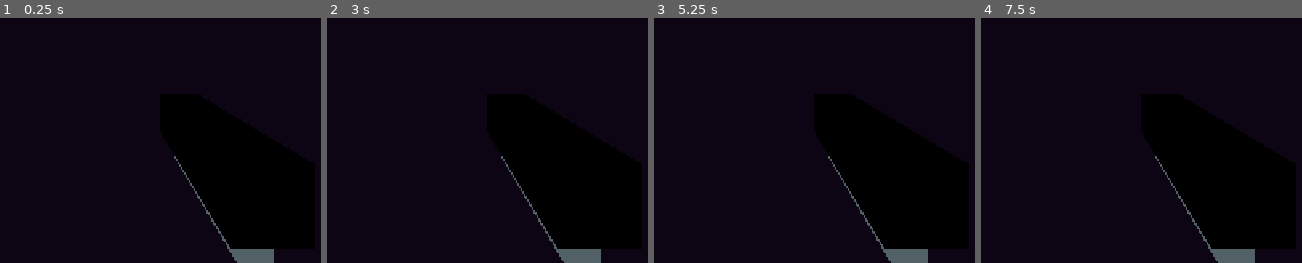
Above: before the commit, frames 1-4 (left to right).
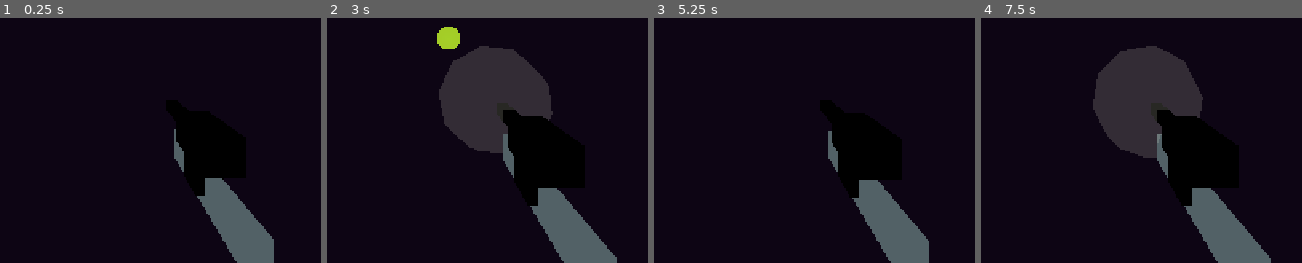
Above: after the commit, the same moments.

Repository: joepio/growing-guns
Game: Godot game, scene res://scenes/player.tscn
Two runs of this game, one before a commit and one after it. Both use one fixed random seed, a clock stepped at 60 frames per second and the inputs below. This scene is started directly instead of the project's main scene.
Inputs (mouse positions are in pixels of both pictures, inside the frame that each line leads up to):
- Up to frame 1 (0.25 s): no input
- Up to frame 2 (3 s): tap Enter at 0.5, 2 s; move the mouse to (outside the picture) at 0.52 s; hold D (move_right) 0.53-1.28 s; tap Shift (dash) at 0.6 s; click (outside the picture) at 0.67 s; tap Space (jump) at 0.77, 1.25, 1.52, 2.75 s; move the mouse to (outside the picture) at 1.27 s; hold S (move_back) 1.28-2.03 s; tap F (melee) at 1.35 s; move the mouse to (outside the picture) at 2.02 s; press the mouse at (outside the picture) at 2.03 s; hold D (move_right) 2.03-2.78 s; move the mouse to (391, 128) at 2.77 s; release the mouse at (391, 128) at 2.78 s; hold W (move_forward) from 2.78 s (still down); right-click (391, 128) at 2.85 s; click (391, 128) at 2.92 s
- Up to frame 3 (5.25 s): tap Space (jump) at 3.02, 3.77, 4.52, 5 s; move the mouse to (outside the picture) at 3.52 s; release W (move_forward) at 3.53 s; hold A (move_left) 3.53-5.03 s; tap Shift (dash) at 3.6 s; tap Enter at 4.25 s; move the mouse to (outside the picture) at 4.27 s; tap F (melee) at 4.35 s; move the mouse to (798, 37) at 5.02 s; press the mouse at (798, 37) at 5.03 s; hold S (move_back) from 5.03 s (still down)
- Up to frame 4 (7.5 s): move the mouse to (outside the picture) at 5.77 s; release S (move_back) at 5.78 s; release the mouse at (outside the picture) at 5.78 s; hold D (move_right) 5.78-6.53 s; right-click (outside the picture) at 5.85 s; tap Space (jump) at 6.02, 6.77 s; move the mouse to (outside the picture) at 6.52 s; hold W (move_forward) 6.53-7.28 s; tap Shift (dash) at 6.6 s; move the mouse to (outside the picture) at 7.27 s; hold D (move_right) from 7.28 s (still down); tap F (melee) at 7.35 s; click (outside the picture) at 7.42 s

The runs differ from the first frame. In frame 1, 3.8% of the frame differs, in the area x 54-86%, y 45-95%; in frame 2, 14%, in the area x 34-91%, y 3-100%; in frame 3, 3.8%; in frame 4, 14%.
Error before the commit: Parse Error: Too many arguments for "_spawn_impact()" call. Expected at most 3 but received 4. (res://scripts/player.gd:328)

Commit message:
Fix random spawn

Diff:
--- a/scripts/game.gd
+++ b/scripts/game.gd
@@ -10,6 +10,7 @@
 const SPAWN_CAPSULE_HEIGHT := 1.8
 const BOT_ID := 9999
 const BOT_NAME := "BOT"
+const SPAWN_MIN_SPACING := 8.0   # meters — two fresh spawns must be at least this far apart
 
 @onready var players_root: Node3D = $Players
 @onready var health_label: Label = $HUD/HealthPanel/HealthLabel
@@ -152,19 +153,42 @@
 	_maybe_start_match()
 
 func _spawn_player(id: int, pname: String) -> void:
-	var pos := _random_spawn()
+	# Avoid dropping a new player on top of anyone already in the arena.
+	var pos := _random_spawn(_current_player_positions())
 	_do_spawn.rpc(id, pname, pos)
 
-func _random_spawn() -> Vector3:
+func _current_player_positions() -> Array[Vector3]:
+	var out: Array[Vector3] = []
+	for child in players_root.get_children():
+		if child is Node3D:
+			out.append((child as Node3D).global_position)
+	return out
+
+func _random_spawn(avoid: Array[Vector3] = []) -> Vector3:
 	var spawns := get_tree().get_nodes_in_group("spawnpoints")
 	if spawns.is_empty():
 		return Vector3(0, 3, 0)
 	spawns.shuffle()
+	# Prefer a spawn that's clear of geometry AND far from every used spawn.
 	for spawn in spawns:
 		var pos: Vector3 = spawn.global_position
-		if _spawn_is_clear(pos):
-			return pos
+		if not _spawn_is_clear(pos):
+			continue
+		if _too_close_to_any(pos, avoid):
+			continue
+		return pos
+	# Fallback 1: relax spacing but still require physics clearance.
+	for spawn in spawns:
+		if _spawn_is_clear(spawn.global_position):
+			return spawn.global_position
 	return spawns[0].global_position
+
+func _too_close_to_any(pos: Vector3, others: Array[Vector3]) -> bool:
+	var min_sq := SPAWN_MIN_SPACING * SPAWN_MIN_SPACING
+	for o in others:
+		if pos.distance_squared_to(o) < min_sq:
+			return true
+	return false
 
 func _spawn_is_clear(pos: Vector3) -> bool:
 	var shape := CapsuleShape3D.new()
@@ -209,7 +233,7 @@
 	NetworkManager.players[BOT_ID] = BOT_NAME
 	round_wins[BOT_ID] = 0
 	NetworkManager.player_list_changed.emit()
-	_do_spawn.rpc(BOT_ID, BOT_NAME, _random_spawn(), true)
+	_do_spawn.rpc(BOT_ID, BOT_NAME, _random_spawn(_current_player_positions()), true)
 	_broadcast_scores.rpc(round_wins)
 	_maybe_start_match()
 
@@ -241,11 +265,15 @@
 
 func _start_round_now() -> void:
 	# Respawn everyone, reset HP + cooldowns, unfreeze, announce.
+	# Track already-assigned spawn positions so nobody lands on top of another.
+	var used: Array[Vector3] = []
 	for pid in NetworkManager.players:
 		var p := players_root.get_node_or_null(str(pid))
 		if not p:
 			continue
-		p.server_respawn.rpc_id(p.get_multiplayer_authority(), _random_spawn())
+		var pos := _random_spawn(used)
+		used.append(pos)
+		p.server_respawn.rpc_id(p.get_multiplayer_authority(), pos)
 		p.set_frozen.rpc(false)
 	_announce.rpc("ROUND %d" % current_round, 1.4)
 
--- a/scripts/player.gd
+++ b/scripts/player.gd
@@ -553,14 +553,19 @@
 	if g and g.has_method("show_hitmarker"):
 		g.show_hitmarker("kill")
 
-func _spawn_impact(pos: Vector3, color: Color = Color(1.0, 0.9, 0.3), scale_f: float = 1.0) -> void:
+func _spawn_impact(pos: Vector3, color: Color = Color(1.0, 0.9, 0.3), scale_f: float = 1.0, dmg_ratio: float = 1.0) -> void:
 	var scene := get_tree().current_scene
+	# Heavier guns leave a bigger crater of dust + a brighter spark, and once
+	# damage is very high we add a second "heat flash" — as if the slug is
+	# hot enough to burn the ground it lands in.
+	var sz: float = scale_f * sqrt(dmg_ratio)
+	var spark_boost: float = lerpf(1.0, 2.5, clampf((dmg_ratio - 1.0) / 4.0, 0.0, 1.0))
 
 	# Brief colored point light — the hit "spark".
 	var light := OmniLight3D.new()
 	light.light_color = color
-	light.light_energy = 3.5 * scale_f
-	light.omni_range = 2.2 * scale_f
+	light.light_energy = 3.5 * scale_f * spark_boost
+	light.omni_range = 2.2 * sz
 	light.position = pos
 	scene.add_child(light)
 	var ltw := light.create_tween()
@@ -568,12 +573,26 @@
 		.set_trans(Tween.TRANS_EXPO).set_ease(Tween.EASE_OUT)
 	ltw.tween_callback(light.queue_free)
 
+	# Heat flash: a very brief, almost-white burst for high-damage hits.
+	if dmg_ratio > 1.8:
+		var heat := OmniLight3D.new()
+		heat.light_color = Color(1.0, 0.88, 0.65)
+		heat.light_energy = 6.0 + 3.0 * dmg_ratio
+		heat.omni_range = 1.4 + 0.45 * dmg_ratio
+		heat.position = pos
+		scene.add_child(heat)
+		var htw := heat.create_tween()
+		htw.tween_property(heat, "light_energy", 0.0, 0.08) \
+			.set_trans(Tween.TRANS_EXPO).set_ease(Tween.EASE_OUT)
+		htw.tween_callback(heat.queue_free)
+
 	# A handful of dust particles scattering outward and falling.
-	for i in 5:
+	var dust_count: int = int(round(5.0 * sqrt(dmg_ratio)))
+	for i in dust_count:
 		var dust := MeshInstance3D.new()
 		var m := SphereMesh.new()
-		m.radius = 0.035 * scale_f
-		m.height = 0.07 * scale_f
+		m.radius = 0.035 * sz
+		m.height = 0.07 * sz
 		m.radial_segments = 6
 		m.rings = 3
 		dust.mesh = m
@@ -589,7 +608,7 @@
 			randf_range(0.1, 1.0),
 			randf_range(-1.0, 1.0),
 		).normalized()
-		var end := pos + dir * randf_range(0.25, 0.7) * scale_f
+		var end := pos + dir * randf_range(0.25, 0.7) * sz
 		var tw := dust.create_tween().set_parallel(true)
 		tw.tween_property(dust, "position", end, 0.35) \
 			.set_trans(Tween.TRANS_CUBIC).set_ease(Tween.EASE_OUT)
